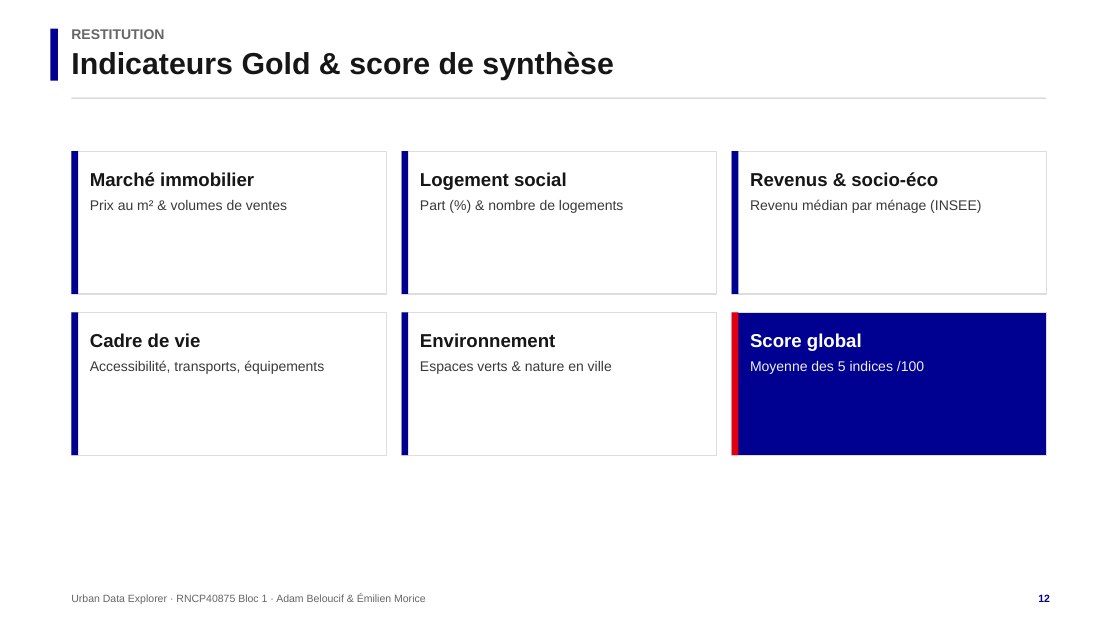
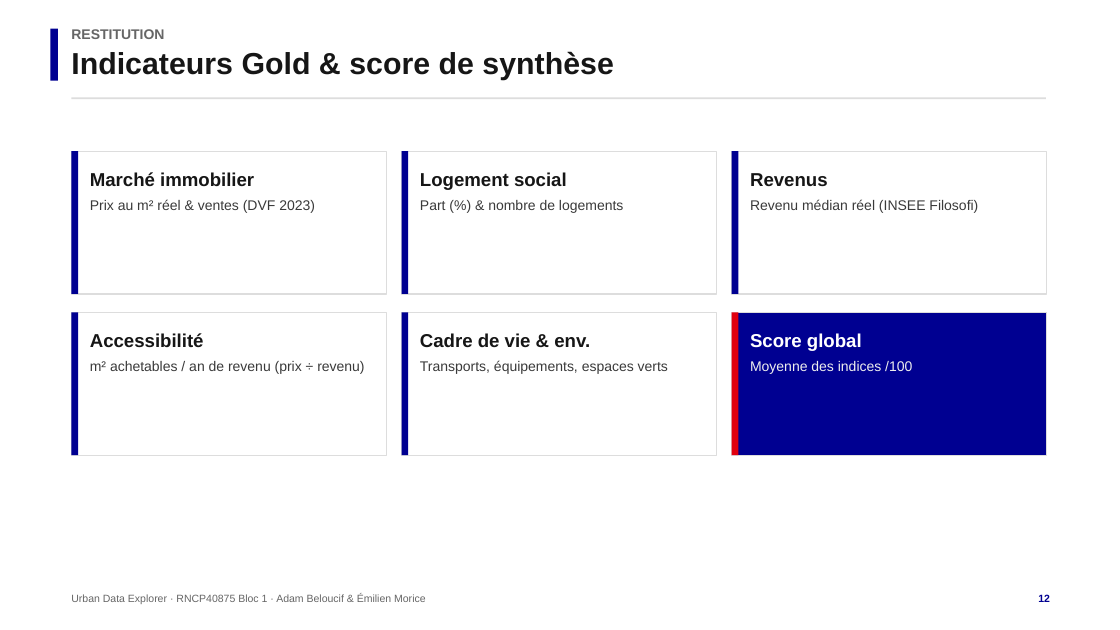
Before and after one commit to Adam-Blf/urban-data-explorer, a slide deck: slide 12 of soutenance.pptx. Drawn at 1120x630 pixels with LibreOffice and Linux fonts; fonts in the diff are those of the drawing. Boxes give left, top, right and bottom in pixels: in the first picture for what was removed or moved away, otherwise in the second. Text is boxed around its words. In the diff, an @@ line names an element or a change of style, - is before the commit and + after.

```diff
--- a/soutenance.pptx
+++ b/soutenance.pptx
@@ text at box(750, 173, 978, 213): text changed @@
-Revenus & socio-éco
-Revenu médian par ménage (INSEE)
+Revenus
+Revenu médian réel (INSEE Filosofi)
@@ text at box(90, 199, 315, 213): text changed @@
-Prix au m² & volumes de ventes
+Prix au m² réel & ventes (DVF 2023)
@@ text at box(90, 333, 364, 374): text changed @@
-Cadre de vie
-Accessibilité, transports, équipements
+Accessibilité
+m² achetables / an de revenu (prix ÷ revenu)
@@ text at box(420, 333, 668, 374): text changed @@
-Environnement
-Espaces verts & nature en ville
+Cadre de vie & env.
+Transports, équipements, espaces verts
@@ text at box(750, 361, 912, 374): text changed @@
-Moyenne des 5 indices /100
+Moyenne des indices /100
```
Also in this commit, not shown: 4 other slides changed, 5 other files.
